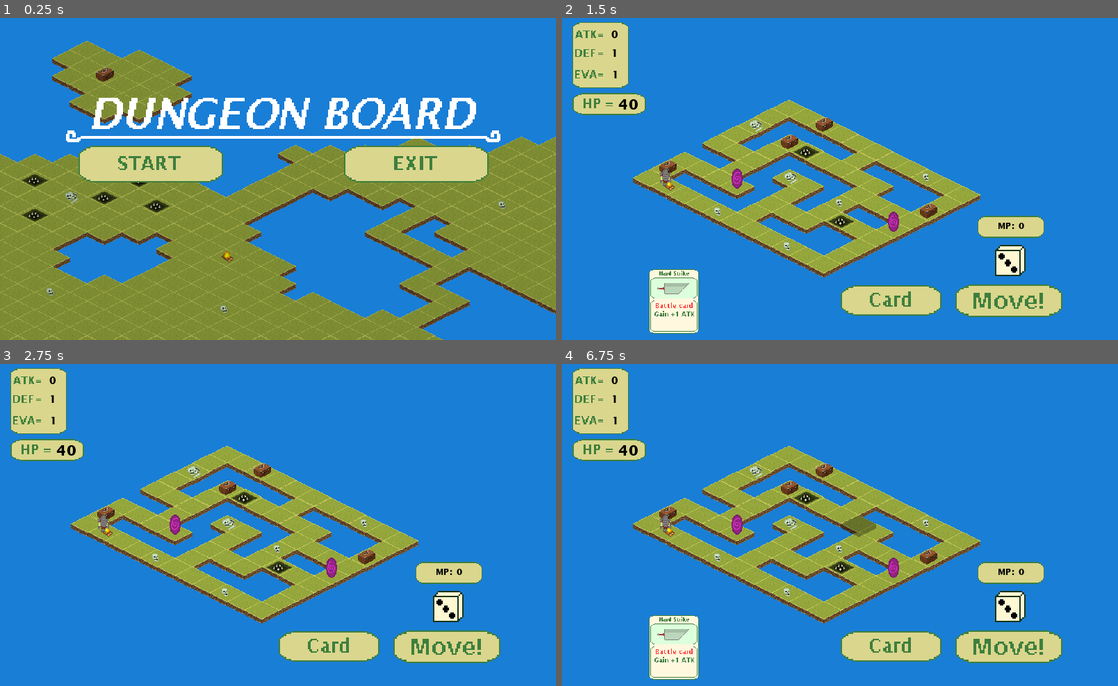
Above: before the commit, frames 1-4 (two rows, left to right).
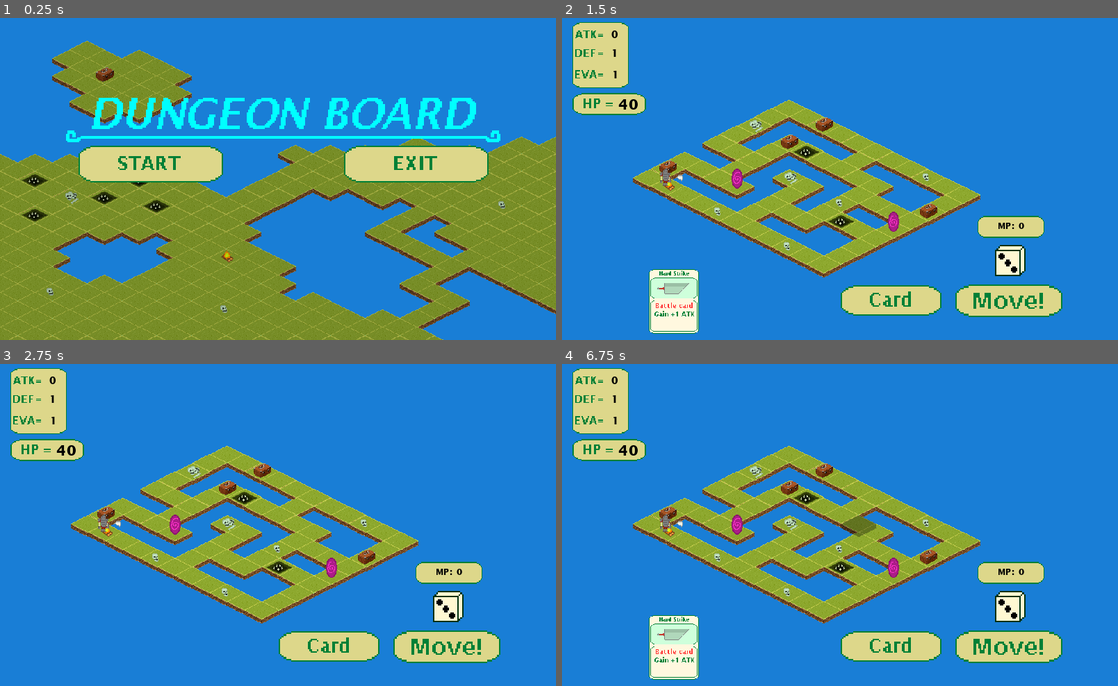
Above: after the commit, the same moments.

Repository: Patriks-Blauzda/Board-Game
Game: Godot game, scene res://MainMenu.tscn
Same seed, same stepped clock (60 frames per second), same inputs: the game is played once before the commit and once after it.
Inputs (mouse positions are in pixels of both pictures, inside the frame that each line leads up to):
- Up to frame 1 (0.25 s): no input
- Up to frame 2 (1.5 s): click (712, 162) at 0.5 s; click (890, 301) at 1.25 s
- Up to frame 3 (2.75 s): tap Enter at 2 s; move the mouse to (400, 508) at 2.02 s; hold D (right) from 2.03 s (still down); click (400, 508) at 2.17 s
- Up to frame 4 (6.75 s): tap Space at 2.75, 4.25, 5.75 s; move the mouse to (728, 541) at 2.77 s; release D (right) at 2.78 s; hold Down (down) 2.78-3.53 s; tap Enter at 3.5, 5 s; move the mouse to (895, 450) at 3.52 s; hold D (right) 3.53-4.28 s; move the mouse to (812, 589) at 4.27 s; hold Up (up) 4.28-5.03 s; click (812, 589) at 4.42 s; move the mouse to (1006, 573) at 5.02 s; hold A (left) 5.03-6.53 s; move the mouse to (673, 473) at 5.77 s; move the mouse to (867, 525) at 6.52 s; hold Down (down) from 6.53 s (still down); click (867, 525) at 6.67 s

The runs differ from the first frame. In frame 1, 4.5% of the frame differs, in the area x 11-90%, y 24-75%; in frame 2, 1.8%; in frame 3, 1.6%; in frame 4, 1.8%.

Commit message:
Added arrow that shows where player is going

Diff:
--- a/Dungeon Board/MainMenu.tscn
+++ b/Dungeon Board/MainMenu.tscn
@@ -144,6 +144,8 @@
 margin_top = 216.0
 margin_right = 411.0
 margin_bottom = 334.0
+toggle_mode = true
+pressed = true
 texture_normal = SubResource( 3 )
 expand = true
 stretch_mode = 5
--- a/Dungeon Board/Player.gd
+++ b/Dungeon Board/Player.gd
@@ -69,6 +69,16 @@
 	# As long as the player has moved, takes away one movement point
 	if tile_index != previous_index:
 		movement_points -= 1
+
+		match tilemap.path[tile_index] - tilemap.path[previous_index]:
+			Vector2(1, 0):
+				$Dir.frame = 1
+			Vector2(-1, 0):
+				$Dir.frame = 2
+			Vector2(0, 1):
+				$Dir.frame = 3
+			Vector2(0, -1):
+				$Dir.frame = 0
 
 		if Global.enemies.has(tilemap.get_cellv(tilemap.path[tile_index])):
 			movement_points = 0
--- a/Dungeon Board/Player.tscn
+++ b/Dungeon Board/Player.tscn
@@ -7,6 +7,10 @@
 [sub_resource type="AtlasTexture" id=1]
 atlas = ExtResource( 3 )
 region = Rect2( 397, 171, 45, 28 )
+
+[sub_resource type="AtlasTexture" id=2]
+atlas = ExtResource( 3 )
+region = Rect2( 541, 6, 130, 80 )
 
 [node name="Player" type="Sprite"]
 z_index = 2
@@ -30,3 +34,11 @@
 scale = Vector2( 1.5, 1.5 )
 texture = SubResource( 1 )
 offset = Vector2( 0, 12 )
+
+[node name="Dir" type="Sprite" parent="."]
+scale = Vector2( 1.5, 1.5 )
+z_index = -2
+texture = SubResource( 2 )
+offset = Vector2( 0, 15 )
+hframes = 2
+vframes = 2
Not shown: 1 places in Dungeon Board/Player.tscn that only renumber resources
Binary file changed: Dungeon Board/TileSet.png
